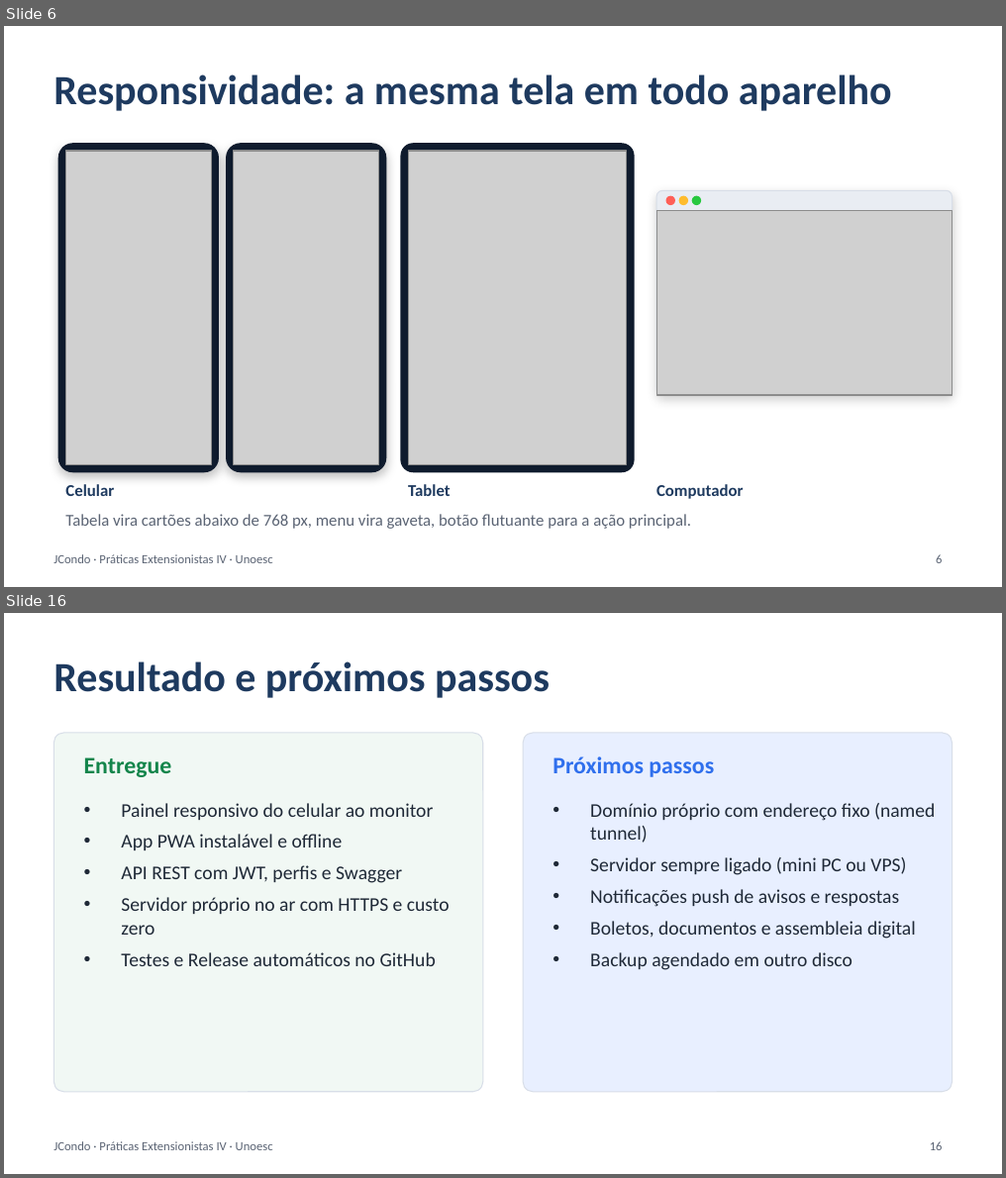
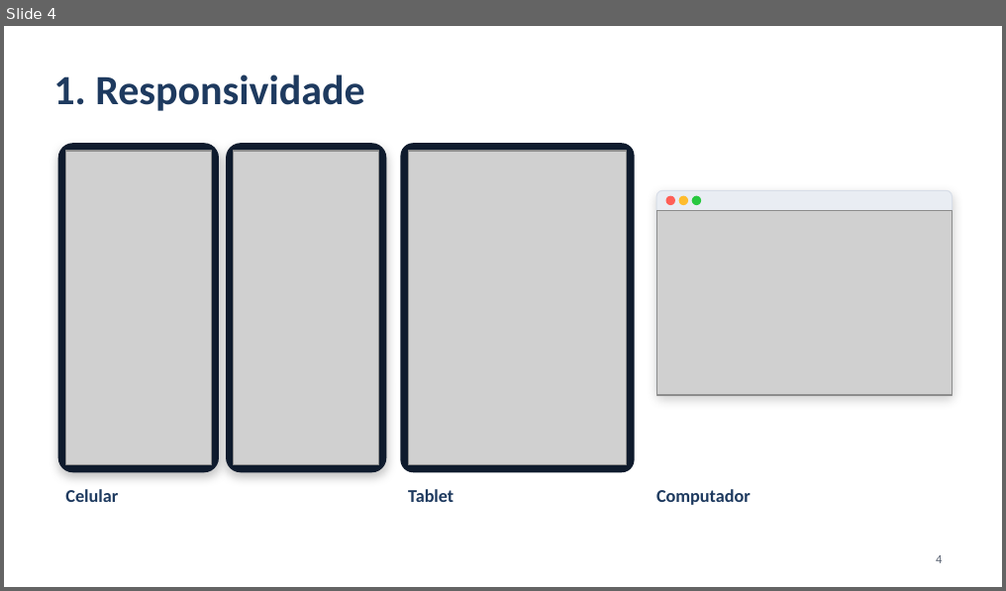
Before and after one commit to jorgensc/PEIV-Entrega2, a slide deck: doc/PE-IV-Jcondo-Apresentacao.pptx. Shown one above the other, each under a label of ours: slides 6 and 16 before the commit, slide 4 after it; the slides between them are not shown. The pictures are 1006x1178 and 1006x591 pixels, drawn with LibreOffice and Linux fonts; fonts in the diff are those of the drawing; grey boxes stand for pictures. Boxes give left, top, right and bottom in pixels: in the first picture for what was removed or moved away, otherwise in the second. Text is boxed around its words. In the diff, an @@ line names an element or a change of style, - is before the commit and + after.

```diff
--- a/doc/PE-IV-Jcondo-Apresentacao.pptx
+++ b/doc/PE-IV-Jcondo-Apresentacao.pptx
@@ slide 16 removed at <box>4,613,1002,1174</box>, background #FFFFFF; not listed: 1 template element that a slide beside it also shows @@
@@ title removed at <box>54,662,549,698</box> @@
-Resultado e próximos passos
@@ rounded rectangle removed at <box>54,733,483,1092</box> @@
@@ text removed at <box>84,758,172,777</box> @@
-Entregue
@@ rounded rectangle removed at <box>523,733,952,1092</box> @@
@@ text removed at <box>552,757,714,777</box> @@
-Próximos passos
@@ text removed at <box>121,803,450,966</box> @@
-• Painel responsivo do celular ao monitor
-• App PWA instalável e offline
-• API REST com JWT, perfis e Swagger
-• Servidor próprio no ar com HTTPS e custo zero
-• Testes e Release automáticos no GitHub
@@ text removed at <box>590,803,935,970</box> @@
-• Domínio próprio com endereço fixo (named tunnel)
-• Servidor sempre ligado (mini PC ou VPS)
-• Notificações push de avisos e respostas
-• Boletos, documentos e assembleia digital
-• Backup agendado em outro disco
@@ page number removed at <box>930,1142,943,1151</box> @@
-16
@@ what was slide 6 is now slide 4 @@
@@ slide 4 changed as well @@
@@ title at <box>54,75,364,111</box>: text changed @@
-Responsividade: a mesma tela em todo aparelho
+1. Responsividade
@@ size 12 to 13 pt in 3 elements at <box>408,489,453,502</box>, <box>656,489,750,505</box>, <box>65,489,118,502</box> @@
@@ text removed at <box>65,514,691,529</box> @@
-Tabela vira cartões abaixo de 768 px, menu vira gaveta, botão flutuante para a ação principal.
@@ text removed at <box>54,555,273,564</box> @@
-JCondo · Práticas Extensionistas IV · Unoesc
@@ page number at <box>936,556,942,564</box>: text changed @@
-6
+4
```
Also in this commit, not shown: 5 other slides changed, 3 slides added, 10 other slides removed, 15 other files.
